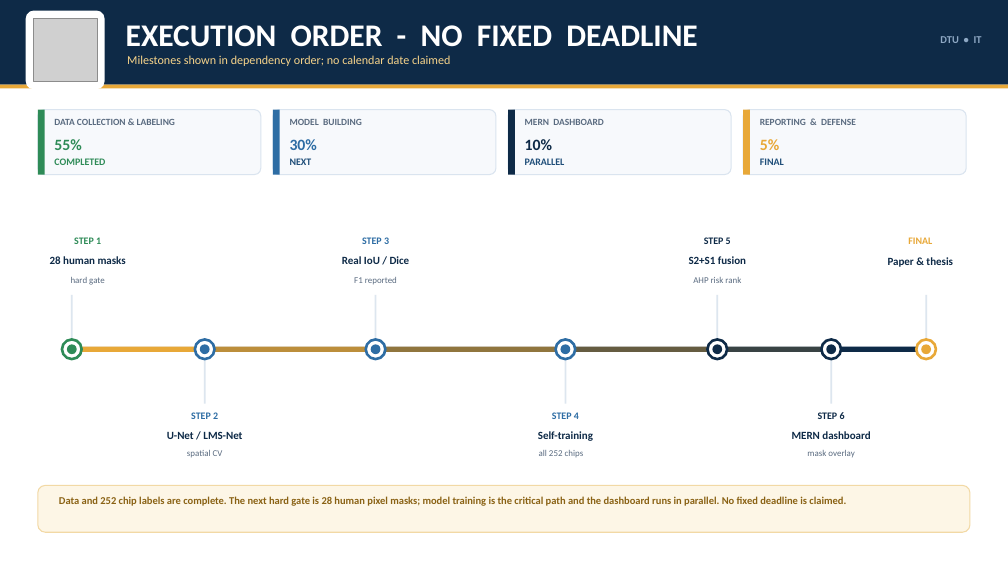
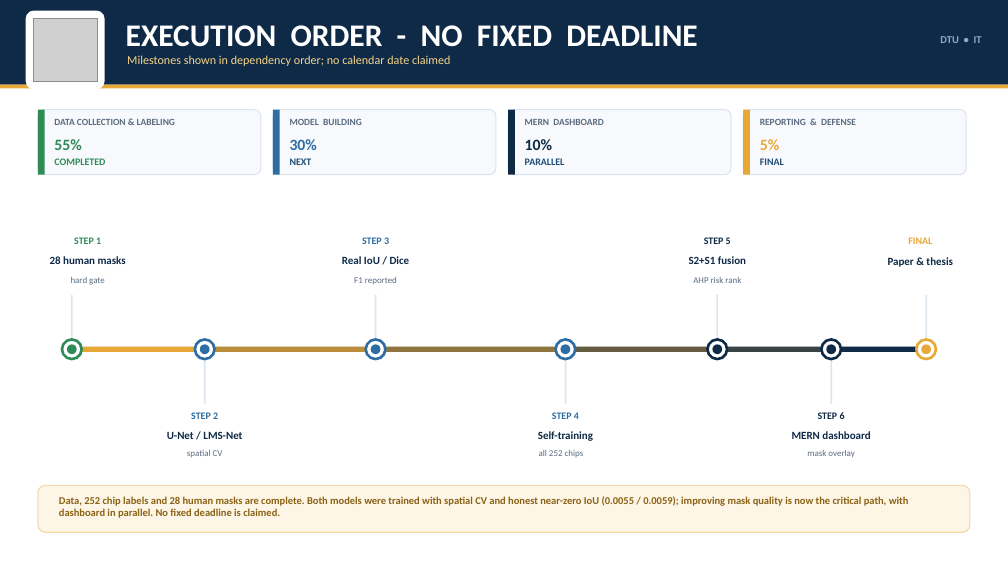
Before and after one commit to uppu123/AI-Based-illegal-Sand-Mining-Detection-and-Risk-Priortization-Detection, a slide deck: slide 4 of presentation/Project_Progress_Presentation.pptx. Drawn at 1008x567 pixels with LibreOffice and Linux fonts; fonts in the diff are those of the drawing; grey boxes stand for pictures. Boxes give left, top, right and bottom in pixels: in the first picture for what was removed or moved away, otherwise in the second. Text is boxed around its words. In the diff, an @@ line names an element or a change of style, - is before the commit and + after.

Commit message:
Results: record honest U-Net/LMS-Net metrics and refresh all docs
- U-Net held-out IoU 0.0055 / Dice 0.0110 / F1 0.0110
- LMS-Net held-out IoU 0.0059 / Dice 0.0117 / F1 0.0117
- Near-zero results reported as measured, caused by sparse masks (12/28 non-empty, 0.2-3.1% positive)
- model_comparison.csv/json selects LMS-Net by IoU with explicit caveat
- models/README.md rewritten with real results and one-job-at-a-time rule
- README, docs 00-06, script doc, deck and exported PDFs de-staled (28/28 gate closed, mask quality is next bottleneck)
- Risk scorer clearly documented as rule-based AHP, not a trained regressor

```diff
--- a/presentation/Project_Progress_Presentation.pptx
+++ b/presentation/Project_Progress_Presentation.pptx
@@ text at box(59, 496, 909, 518): text changed @@
-Data and 252 chip labels are complete. The next hard gate is 28 human pixel masks; model training is the critical path and the dashboard runs in parallel. No fixed deadline is claimed.
+Data, 252 chip labels and 28 human masks are complete. Both models were trained with spatial CV and honest near-zero IoU (0.0055 / 0.0059); improving mask quality is now the critical path, with dashboard in parallel. No fixed deadline is claimed.
```
Also in this commit, not shown: 2 other slides changed, 12 other files.
